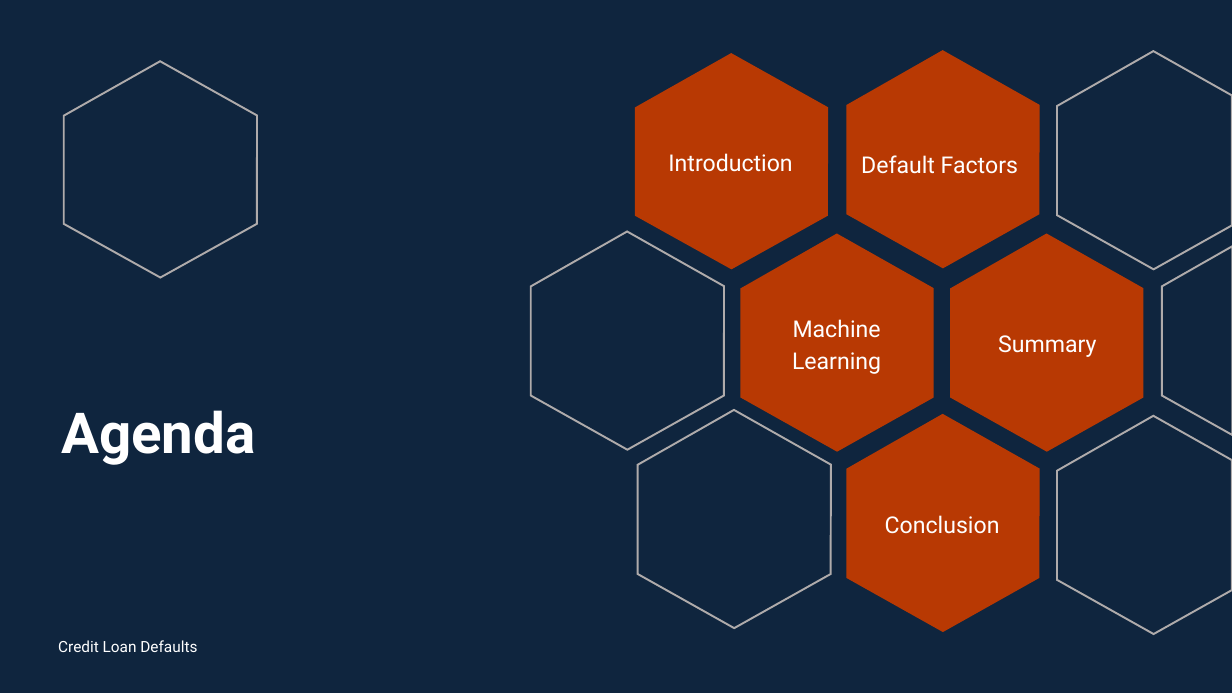
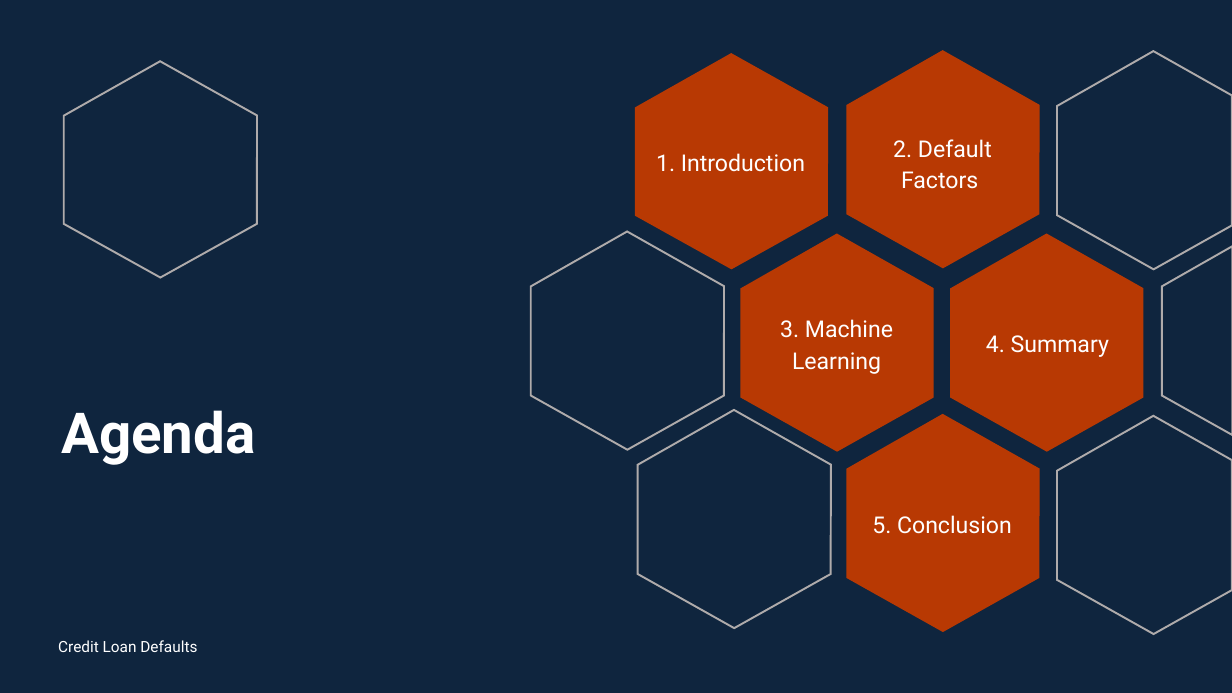
Before and after one commit to manalbayoumi/Project-4, a slide deck: slide 2 of Loan_Defaulter_PP.pptx. Drawn at 1232x693 pixels with LibreOffice and Linux fonts; fonts in the diff are those of the drawing. Boxes give left, top, right and bottom in pixels: in the first picture for what was removed or moved away, otherwise in the second. Text is boxed around its words. In the diff, an @@ line names an element or a change of style, - is before the commit and + after.

```diff
--- a/Loan_Defaulter_PP.pptx
+++ b/Loan_Defaulter_PP.pptx
@@ text at (893, 139, 992, 189): text changed @@
-Default Factors
+2. Default Factors
@@ text at (656, 153, 805, 172): text changed @@
-Introduction
+1. Introduction
@@ text at (780, 319, 893, 374): text changed @@
-Machine Learning
+3. Machine Learning
@@ text at (986, 335, 1109, 357): text changed @@
-Summary
+4. Summary
@@ text at (872, 515, 1012, 534): text changed @@
-Conclusion
+5. Conclusion
```
Also in this commit, not shown: 1 slide removed.
